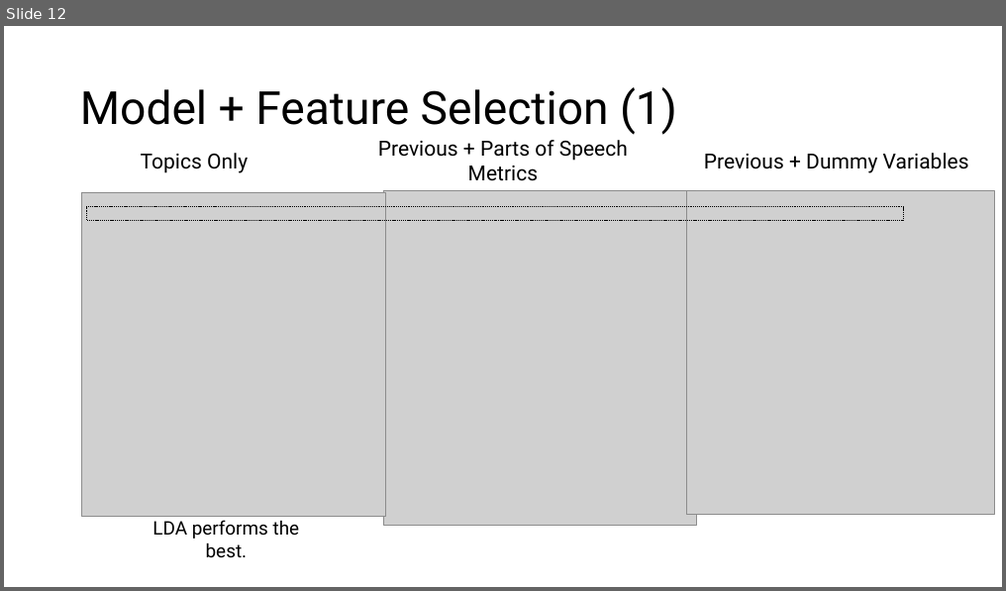
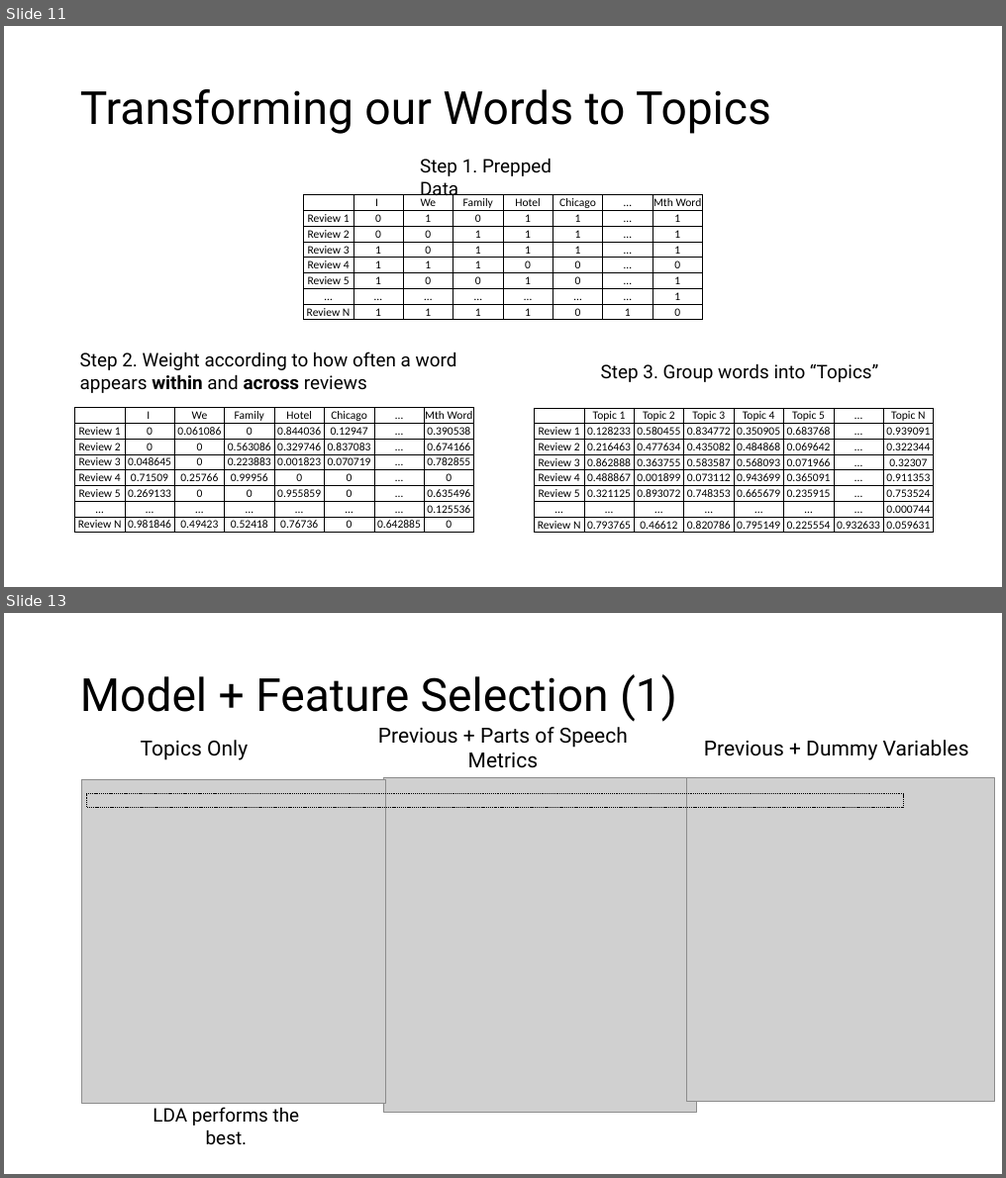
Before and after one commit to chrisgian/Capstone2-NLP-Hotel-Reviews, a slide deck: NLP 2 - Hotel Reviews Deliverable.pptx. Shown one above the other, each under a label of ours: slide 12 before the commit, slides 11 and 13 after it; the slides between them are not shown. The pictures are 1006x591 and 1006x1178 pixels, drawn with LibreOffice and Linux fonts; fonts in the diff are those of the drawing; grey boxes stand for pictures. Boxes give left, top, right and bottom in pixels: in the first picture for what was removed or moved away, otherwise in the second. Text is boxed around its words. In the diff, an @@ line names an element or a change of style, - is before the commit and + after.

```diff
--- a/NLP 2 - Hotel Reviews Deliverable.pptx
+++ b/NLP 2 - Hotel Reviews Deliverable.pptx
@@ slide 11 added at [4, 26, 1002, 587], background #FFFFFF @@
@@ title added at [80, 89, 771, 134], 44 pt, text #000000 @@
+Transforming our Words to Topics
@@ text added at [420, 158, 551, 200], 18 pt, text #000000 @@
+Step 1. Prepped Data
@@ table added at [303, 195, 705, 320], 8 rows, 8 columns @@
+ | I | We | Family | Hotel | Chicago | … | Mth Word
+Review 1 | 0 | 1 | 0 | 1 | 1 | … | 1
+Review 2 | 0 | 0 | 1 | 1 | 1 | … | 1
+Review 3 | 1 | 0 | 1 | 1 | 1 | … | 1
+Review 4 | 1 | 1 | 1 | 0 | 0 | … | 0
+Review 5 | 1 | 0 | 0 | 1 | 0 | … | 1
+… | … | … | … | … | … | … | 1
+Review N | 1 | 1 | 1 | 1 | 0 | 1 | 0
@@ text added at [80, 352, 457, 393], 18 pt, text #000000 @@
+Step 2. Weight according to how often a word appears within and across reviews
@@ text added at [601, 364, 878, 382], 18 pt, text #000000 @@
+Step 3. Group words into “Topics”
@@ table added at [75, 408, 476, 533], 8 rows, 8 columns @@
+ | I | We | Family | Hotel | Chicago | … | Mth Word
+Review 1 | 0 | 0.061086 | 0 | 0.844036 | 0.12947 | … | 0.390538
+Review 2 | 0 | 0 | 0.563086 | 0.329746 | 0.837083 | … | 0.674166
+Review 3 | 0.048645 | 0 | 0.223883 | 0.001823 | 0.070719 | … | 0.782855
+Review 4 | 0.71509 | 0.25766 | 0.99956 | 0 | 0 | … | 0
+Review 5 | 0.269133 | 0 | 0 | 0.955859 | 0 | … | 0.635496
+… | … | … | … | … | … | … | 0.125536
+Review N | 0.981846 | 0.49423 | 0.52418 | 0.76736 | 0 | 0.642885 | 0
@@ table added at [534, 408, 936, 533], 8 rows, 8 columns @@
+ | Topic 1 | Topic 2 | Topic 3 | Topic 4 | Topic 5 | … | Topic N
+Review 1 | 0.128233 | 0.580455 | 0.834772 | 0.350905 | 0.683768 | … | 0.939091
+Review 2 | 0.216463 | 0.477634 | 0.435082 | 0.484868 | 0.069642 | … | 0.322344
+Review 3 | 0.862888 | 0.363755 | 0.583587 | 0.568093 | 0.071966 | … | 0.32307
+Review 4 | 0.488867 | 0.001899 | 0.073112 | 0.943699 | 0.365091 | … | 0.911353
+Review 5 | 0.321125 | 0.893072 | 0.748353 | 0.665679 | 0.235915 | … | 0.753524
+… | … | … | … | … | … | … | 0.000744
+Review N | 0.793765 | 0.46612 | 0.820786 | 0.795149 | 0.225554 | 0.932633 | 0.059631
@@ what was slide 12 is now slide 13 @@
```
Also in this commit, not shown: 8 slides changed, 7 other slides added, 6 slides removed, 1 other file.
